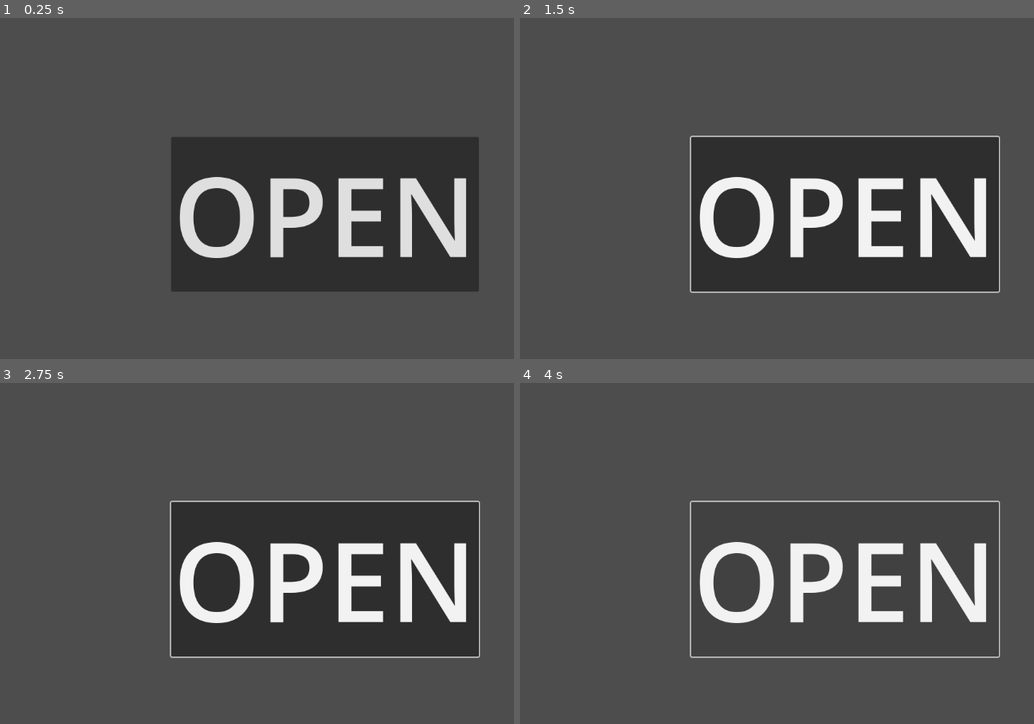
Above: before the commit, frames 1-4 (two rows, left to right).
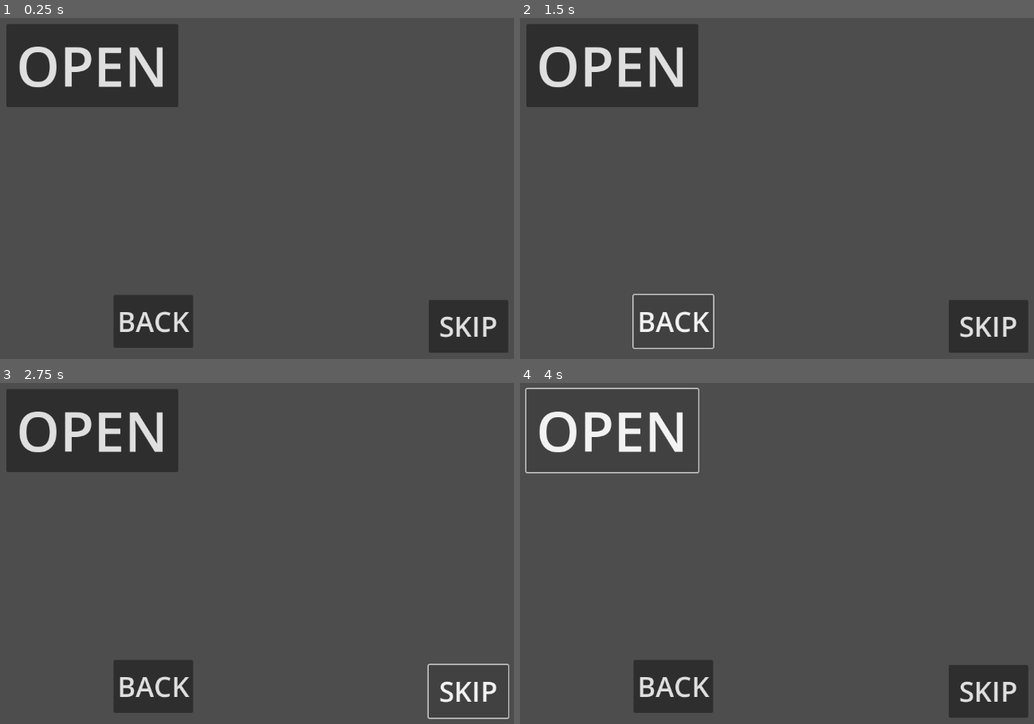
Above: after the commit, the same moments.

Repository: FireEntity1/soundscape
Game: Godot game, scene res://main.tscn
Same seed, same stepped clock (60 frames per second), same inputs: the game is played once before the commit and once after it.
Inputs (mouse positions are in pixels of both pictures, inside the frame that each line leads up to):
- Up to frame 1 (0.25 s): no input
- Up to frame 2 (1.5 s): click "OPEN" at 0.5 s; click (674, 321) at 1.25 s, where only the run after the commit has a clickable "BACK"
- Up to frame 3 (2.75 s): click (467, 689) at 2 s, where only the run after the commit has a clickable "SKIP"
- Up to frame 4 (4 s): click (987, 689) at 2.75 s, where only the run after the commit has a clickable "SKIP"; click "OPEN" at 3.5 s

The runs differ from the first frame. In frame 1, 39% of the frame differs, in the area x 1-99%, y 1-99%; in frame 2, 38%; in frame 3, 38%; in frame 4, 13%.
Error after the commit: Invalid access of index '-1' on a base object of type: 'Array'. (res://openFile.gd:60)

Commit message:
audio playing + skipping

Diff:
--- a/main.tscn
+++ b/main.tscn
@@ -1,18 +1,20 @@
-[gd_scene load_steps=3 format=3 uid="uid://c1leqgnp5o7sh"]
+[gd_scene load_steps=4 format=3 uid="uid://c1leqgnp5o7sh"]
 
 [ext_resource type="Script" path="res://openFile.gd" id="1_nww2s"]
 
 [sub_resource type="Theme" id="Theme_6w4j0"]
 
+[sub_resource type="Theme" id="Theme_q3f88"]
+
 [node name="Node2D" type="Node2D"]
 
 [node name="Button" type="Button" parent="."]
-offset_left = 321.0
-offset_top = 226.0
-offset_right = 878.0
-offset_bottom = 507.0
+offset_left = 23.0
+offset_top = 21.0
+offset_right = 334.0
+offset_bottom = 172.0
 theme = SubResource("Theme_6w4j0")
-theme_override_font_sizes/font_size = 200
+theme_override_font_sizes/font_size = 100
 text = "OPEN"
 script = ExtResource("1_nww2s")
 
@@ -27,6 +29,31 @@
 
 [node name="AudioStreamPlayer2D" type="AudioStreamPlayer2D" parent="Button"]
 
+[node name="skip" type="Button" parent="Button"]
+offset_left = 764.0
+offset_top = 501.0
+offset_right = 908.0
+offset_bottom = 597.0
+theme = SubResource("Theme_q3f88")
+theme_override_font_sizes/font_size = 50
+text = "SKIP"
+
+[node name="Label" type="Label" parent="Button"]
+layout_mode = 0
+offset_right = 40.0
+offset_bottom = 23.0
+
+[node name="back" type="Button" parent="Button"]
+offset_left = 194.0
+offset_top = 492.0
+offset_right = 338.0
+offset_bottom = 588.0
+theme = SubResource("Theme_q3f88")
+theme_override_font_sizes/font_size = 50
+text = "BACK"
+
 [connection signal="button_up" from="Button" to="Button" method="_on_button_up"]
 [connection signal="dir_selected" from="Button/fileOpen" to="Button" method="_on_file_open_dir_selected"]
 [connection signal="file_selected" from="Button/fileOpen" to="Button" method="_on_file_open_file_selected"]
+[connection signal="button_up" from="Button/skip" to="Button" method="_on_skip_button_up"]
+[connection signal="button_up" from="Button/back" to="Button" method="_on_back_button_up"]
--- a/openFile.gd
+++ b/openFile.gd
@@ -1,5 +1,7 @@
 extends Button
 
+var songs = []
+var index = 0
 var a = null
 var b= null
 var c= null
@@ -12,14 +14,15 @@
 func _ready():
 	pass
 
+func _process(delta):
+	print(index)
+
 func load_and_play(path):
 	$AudioStreamPlayer2D.stream = AudioStreamOggVorbis.load_from_file(path)
+	$AudioStreamPlayer2D.play()
 
 func _on_file_open_file_selected(path):
-	load_and_play(path)
-	print(path)
-	dir_contents(path)
-
+	pass
 
 func _on_button_up():
 	$fileOpen.popup()
@@ -31,32 +34,27 @@
 		var file_name = dir.get_next()
 		while file_name != "":
 			if file_name.ends_with(".ogg"):
-				if a == null:
-					a = path + "/" + file_name
-				elif b == null:
-					b = path + "/" + file_name
-				elif c == null:
-					c = path + "/" + file_name
-				elif d == null:
-					d = path + "/" + file_name
-				elif e == null:
-					e = path + "/" + file_name
-				elif f == null:
-					f = path + "/" + file_name
-				elif g == null:
-					g = path + "/" + file_name
-				elif h == null:
-					h = path + "/" + file_name
+				songs.append(path + "/" + file_name)
 			if dir.current_is_dir():
 				print("Found directory: " + file_name)
 			else:
 				print("Found file: " + file_name)
 			file_name = dir.get_next()
+		load_and_play(songs[0])
+
 	else:
 		print("An error occurred when trying to access the path.")
-
-	load_and_play(a)
 
 
 func _on_file_open_dir_selected(dir):
 	dir_contents(dir)
+
+
+func _on_skip_button_up():
+	index += 1
+	load_and_play(songs[index])
+
+
+func _on_back_button_up():
+	index -= 1
+	load_and_play(songs[index])
